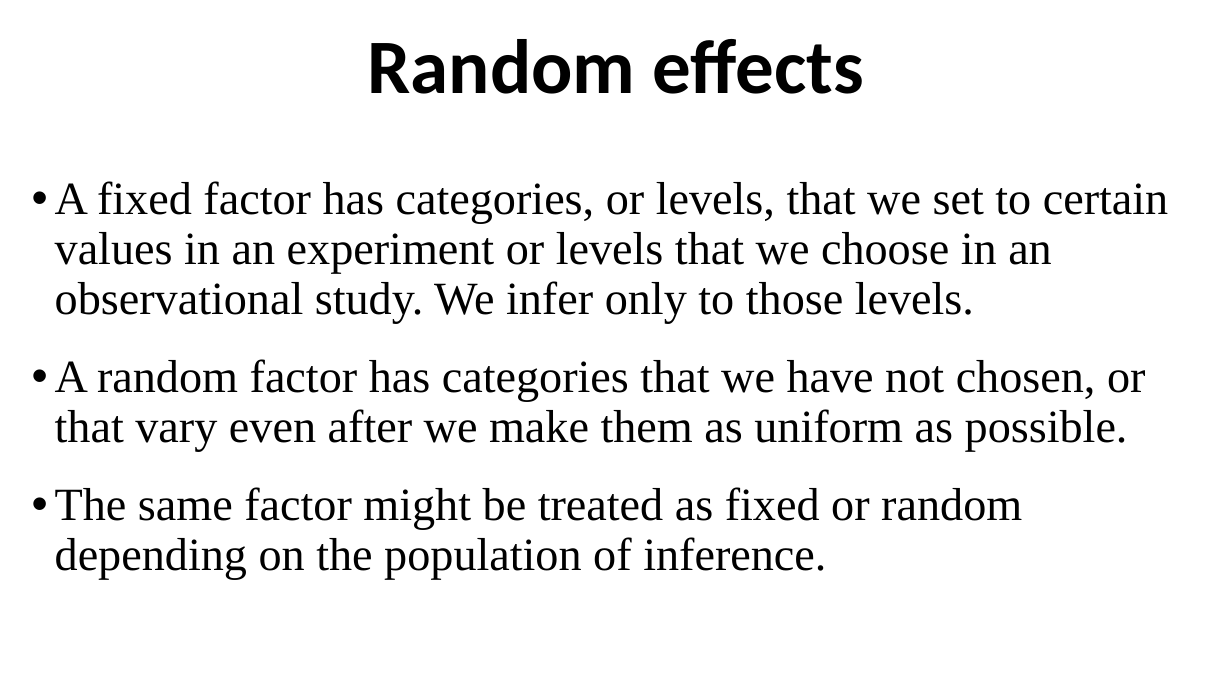
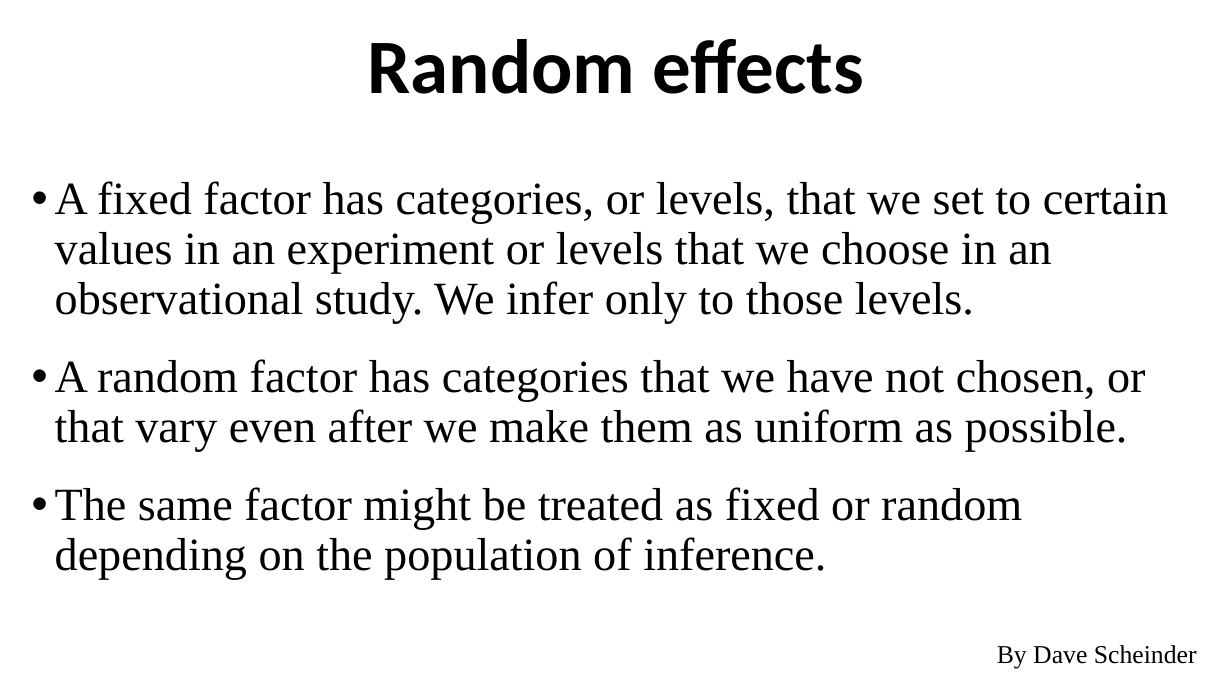
Before and after one commit to ahurford/aarms-summer-school, a slide deck: slide 8 of amy-lectures/Characterizing_Uncertainty.pptx (slide 7 before the commit). Drawn at 1232x693 pixels with LibreOffice and Linux fonts; fonts in the diff are those of the drawing. Boxes give left, top, right and bottom in pixels: in the first picture for what was removed or moved away, otherwise in the second. Text is boxed around its words. In the diff, an @@ line names an element or a change of style, - is before the commit and + after.

```diff
--- a/amy-lectures/Characterizing_Uncertainty.pptx
+++ b/amy-lectures/Characterizing_Uncertainty.pptx
@@ text added at [997,645,1197,669], 20 pt, text #000000 @@
+By Dave Scheinder
```
Also in this commit, not shown: 4 other slides changed, 4 slides added, 1 other file.
